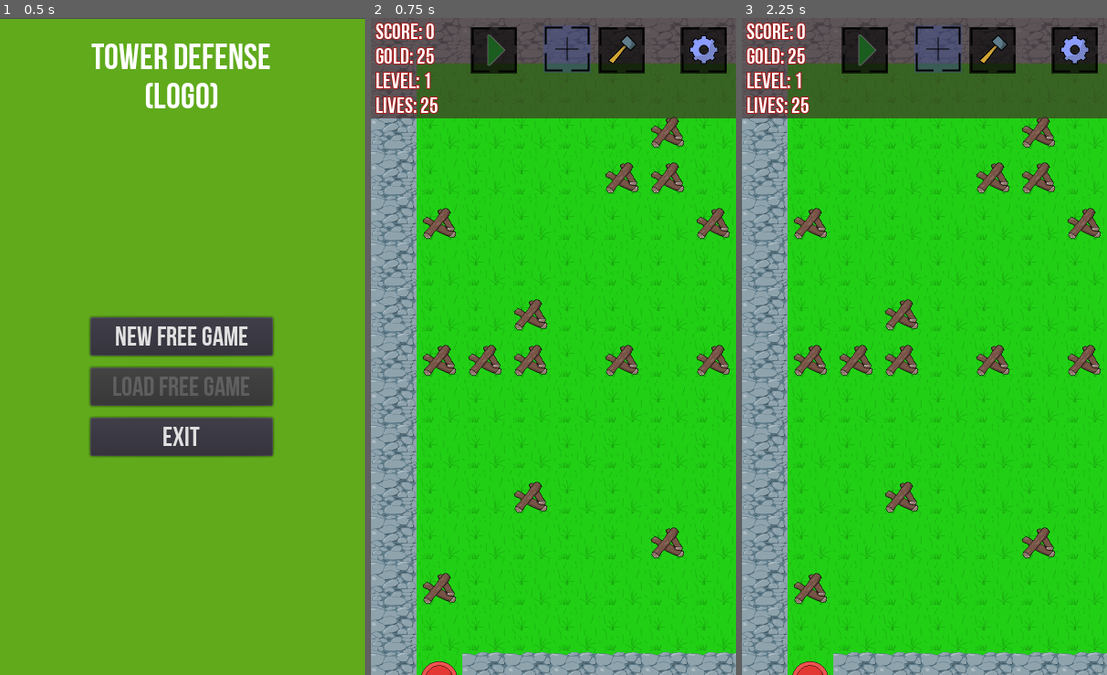
Above: before the commit, frames 1-3 (left to right).
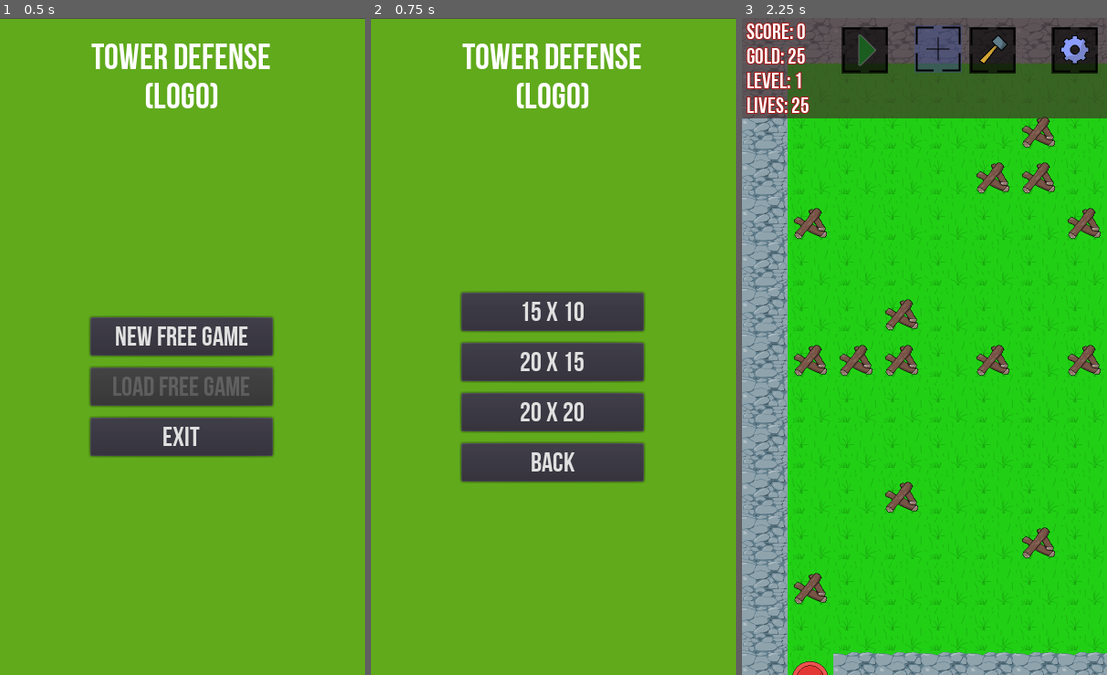
Above: after the commit, the same moments.

Repository: thewillwillhelp/godot-td
Game: Godot game, scene res://scenes/MainMenu.tscn
Same seed, same stepped clock (60 frames per second), same inputs: the game is played once before the commit and once after it.
Inputs (mouse positions are in pixels of both pictures, inside the frame that each line leads up to):
- Up to frame 1 (0.5 s): no input
- Up to frame 2 (0.75 s): click "New free game" at 0.5 s
- Up to frame 3 (2.25 s): click (939, 50) at 1.27 s; click (924, 313) at 2 s, where only the run after the commit has a clickable "15 x 10"

Frame 1 is identical in both runs. In frame 2, 100% of the frame differs, in the area x 0-100%, y 0-100%; in frame 3, nothing differs.

Commit message:
feat: add possibility to select size of board in free game

Diff:
--- a/scenes/BattleFieldScene.gd
+++ b/scenes/BattleFieldScene.gd
@@ -18,6 +18,15 @@
 const DEFAULT_BATTLEFIELD_COLUMNS_NUMBER: int = 10
 const GRASS_TILE_INDEX: int = 1
 const STONE_WALL_TILE_INDEX: int = 0
+
+const MODE_SIZES := [
+    # Vector2(10, 15),
+    # Vector2(15, 20),
+    # Vector2(20, 20)
+    [10, 15],
+    [15, 20],
+    [20, 20]
+]
 
 signal battlefield_data_updated
 
@@ -97,6 +106,8 @@
 func start_game(is_game_new: bool = true) -> void:
     if is_game_new:
         self.game_data = default_game_data.duplicate()
+        self.game_data.field_width = MODE_SIZES[globals.game_start_config["mode_size"]][0]
+        self.game_data.field_height = MODE_SIZES[globals.game_start_config["mode_size"]][1]
         self.game_data.start_position = self.get_random_border_position()
         self.game_data.end_position = self.get_random_border_position(self.game_data.start_position)
         self.game_data.battlefield_data = self.create_initial_battlefield(self.game_data.field_width, self.game_data.field_height)
@@ -403,12 +414,13 @@
     return result_position
 
 func get_camera_borders(game_data) -> Dictionary:
-    var camera_max_scroll = Vector2(self.game_data.field_width * 50, self.game_data.field_height * 50)
-    var camera_x_shift = camera_max_scroll.x / self.game_data.field_width + 50
-    var camera_y_shift = camera_max_scroll.y / self.game_data.field_height
+    var border_min_x = get_viewport().size.x / 2 - 50
+    var border_min_y = get_viewport().size.y / 2 - 50
+    var broder_max_x = self.game_data.field_width * 50 - border_min_x
+    var broder_max_y = self.game_data.field_height * 50 - border_min_y
     var camera_borders = {}
-    camera_borders.min = Vector2(camera_max_scroll.x / 2 - camera_x_shift, camera_max_scroll.y / 2 - camera_y_shift)
-    camera_borders.max = Vector2(camera_max_scroll.x / 2 + camera_x_shift, camera_max_scroll.y / 2 + camera_y_shift)
+    camera_borders.min = Vector2(border_min_x, border_min_y)
+    camera_borders.max = Vector2(broder_max_x, broder_max_y)
     return camera_borders
 
 
--- a/scenes/MainMenu.gd
+++ b/scenes/MainMenu.gd
@@ -1,4 +1,7 @@
 extends Control
+
+onready var main_menu_buttons_panel = $TextureRect/VBoxContainer/CenterContainer/MenuButtons
+onready var free_game_modes_panel = $TextureRect/VBoxContainer/CenterContainer/FreeGameModes
 
 func _ready():
     var load_game_button = $TextureRect/VBoxContainer/CenterContainer/MenuButtons/LoadFreeGameButton
@@ -9,13 +12,23 @@
         load_game_button.disabled = true
 
 func _on_NewFreeGameButton_pressed():
-    get_tree().change_scene("res://scenes/MainScene.tscn")
+    # get_tree().change_scene("res://scenes/MainScene.tscn")
+    main_menu_buttons_panel.visible = false
+    free_game_modes_panel.visible = true
 
 
 func _on_ExitButton_pressed():
     get_tree().quit()
 
-
 func _on_LoadFreeGameButton_pressed():
     globals.game_should_be_loaded = true
     get_tree().change_scene("res://scenes/MainScene.tscn")
+
+func _on_start_free_game(mode: int):
+    globals.game_start_config["mode_size"] = mode
+    get_tree().change_scene("res://scenes/MainScene.tscn")
+
+
+func _on_free_modes_Back_button_up():
+    main_menu_buttons_panel.visible = true
+    free_game_modes_panel.visible = false
--- a/scenes/MainMenu.tscn
+++ b/scenes/MainMenu.tscn
@@ -89,6 +89,46 @@
 margin_bottom = 152.0
 custom_fonts/font = SubResource( 2 )
 text = "Exit"
+
+[node name="FreeGameModes" type="VBoxContainer" parent="TextureRect/VBoxContainer/CenterContainer"]
+visible = false
+margin_left = 74.0
+margin_top = 188.0
+margin_right = 274.0
+margin_bottom = 395.0
+rect_min_size = Vector2( 200, 0 )
+custom_constants/separation = 13
+
+[node name="ModeButton_15x10" type="Button" parent="TextureRect/VBoxContainer/CenterContainer/FreeGameModes"]
+margin_right = 200.0
+margin_bottom = 42.0
+custom_fonts/font = SubResource( 2 )
+text = "15 x 10"
+
+[node name="ModeButton_20x15" type="Button" parent="TextureRect/VBoxContainer/CenterContainer/FreeGameModes"]
+margin_top = 55.0
+margin_right = 200.0
+margin_bottom = 97.0
+custom_fonts/font = SubResource( 2 )
+text = "20 x 15"
+
+[node name="ModeButton_20x20" type="Button" parent="TextureRect/VBoxContainer/CenterContainer/FreeGameModes"]
+margin_top = 110.0
+margin_right = 200.0
+margin_bottom = 152.0
+custom_fonts/font = SubResource( 2 )
+text = "20 x 20"
+
+[node name="Back" type="Button" parent="TextureRect/VBoxContainer/CenterContainer/FreeGameModes"]
+margin_top = 165.0
+margin_right = 200.0
+margin_bottom = 207.0
+custom_fonts/font = SubResource( 2 )
+text = "Back"
 [connection signal="pressed" from="TextureRect/VBoxContainer/CenterContainer/MenuButtons/NewFreeGameButton" to="." method="_on_NewFreeGameButton_pressed"]
 [connection signal="pressed" from="TextureRect/VBoxContainer/CenterContainer/MenuButtons/LoadFreeGameButton" to="." method="_on_LoadFreeGameButton_pressed"]
 [connection signal="pressed" from="TextureRect/VBoxContainer/CenterContainer/MenuButtons/ExitButton" to="." method="_on_ExitButton_pressed"]
+[connection signal="button_up" from="TextureRect/VBoxContainer/CenterContainer/FreeGameModes/ModeButton_15x10" to="." method="_on_start_free_game" binds= [ 0 ]]
+[connection signal="button_up" from="TextureRect/VBoxContainer/CenterContainer/FreeGameModes/ModeButton_20x15" to="." method="_on_start_free_game" binds= [ 1 ]]
+[connection signal="button_up" from="TextureRect/VBoxContainer/CenterContainer/FreeGameModes/ModeButton_20x20" to="." method="_on_start_free_game" binds= [ 2 ]]
+[connection signal="button_up" from="TextureRect/VBoxContainer/CenterContainer/FreeGameModes/Back" to="." method="_on_free_modes_Back_button_up"]
--- a/utils/globals.gd
+++ b/utils/globals.gd
@@ -1,3 +1,6 @@
 extends Node
 
 var game_should_be_loaded: bool = false
+var game_start_config: Dictionary = {
+    "mode_size": 1
+}
